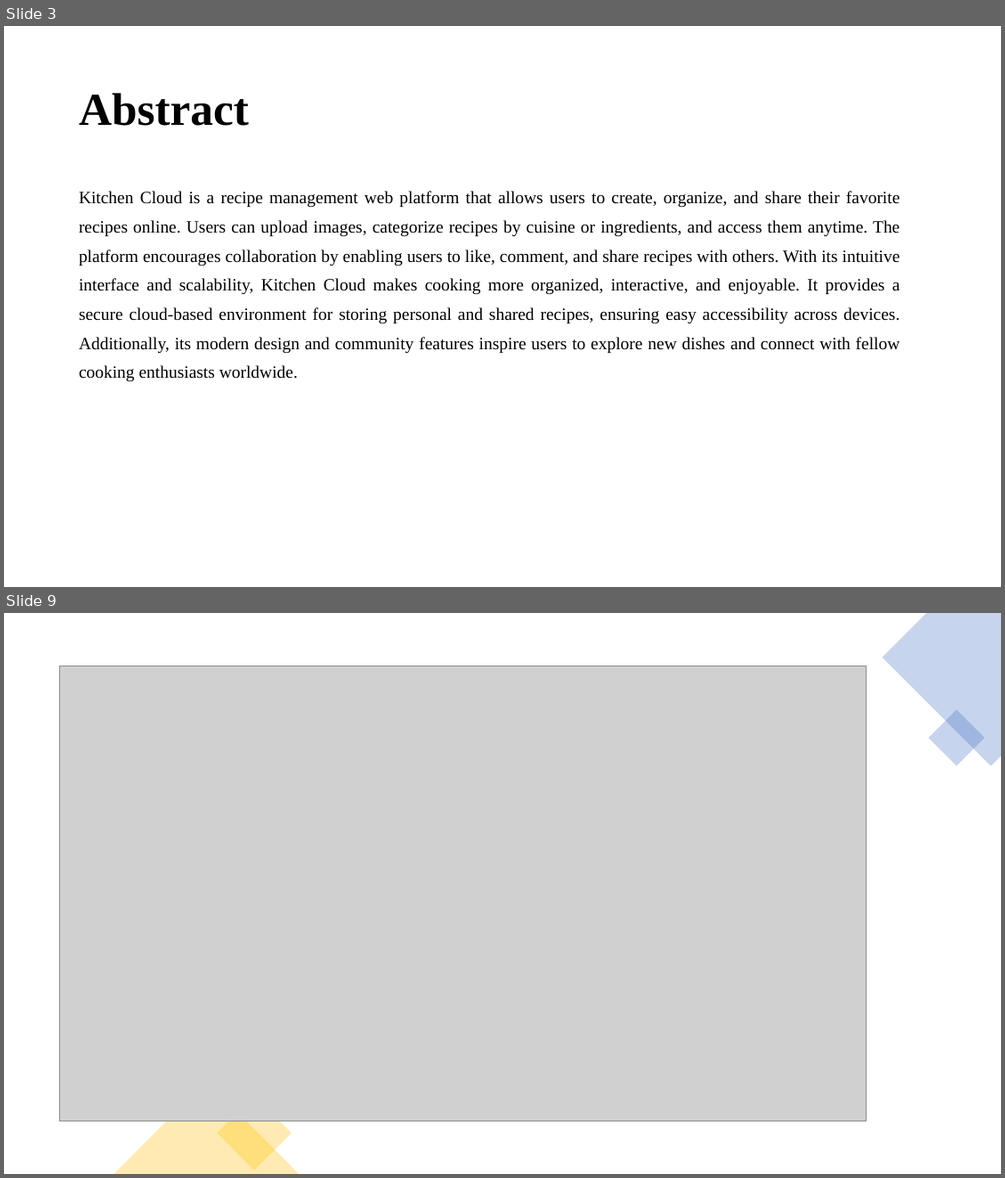
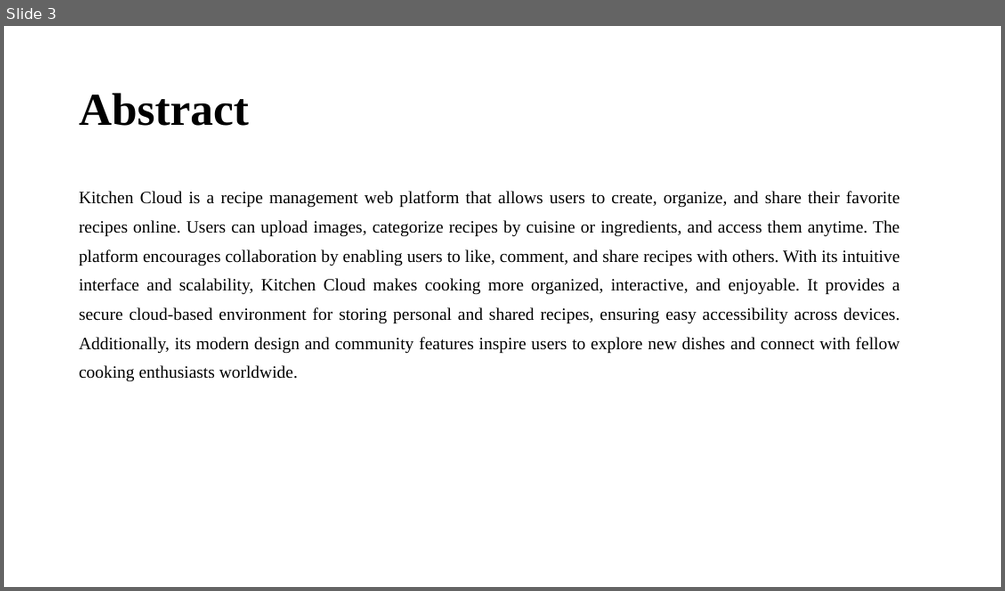
Before and after one commit to pabolukaruna7/kc, a slide deck: c13.pptx. Shown one above the other, each under a label of ours: slides 3 and 9 before the commit, slide 3 after it; the slides between them are not shown. The pictures are 1005x1178 and 1005x591 pixels, drawn with LibreOffice and Linux fonts; fonts in the diff are those of the drawing; grey boxes stand for pictures. Boxes give left, top, right and bottom in pixels: in the first picture for what was removed or moved away, otherwise in the second. Text is boxed around its words. In the diff, an @@ line names an element or a change of style, - is before the commit and + after.

```diff
--- a/c13.pptx
+++ b/c13.pptx
@@ slide 9 removed at (4, 613, 1001, 1174), background #FFFFFF @@
@@ freeform shape removed at (882, 613, 1001, 766) @@
@@ picture removed at (59, 666, 866, 1120) @@
@@ rectangle removed at (929, 709, 985, 766) @@
@@ triangle removed at (113, 1081, 299, 1174) @@
@@ rectangle removed at (217, 1095, 291, 1170) @@
```
Also in this commit, not shown: 2 slides changed, 8 slides added, 5 other slides removed.
